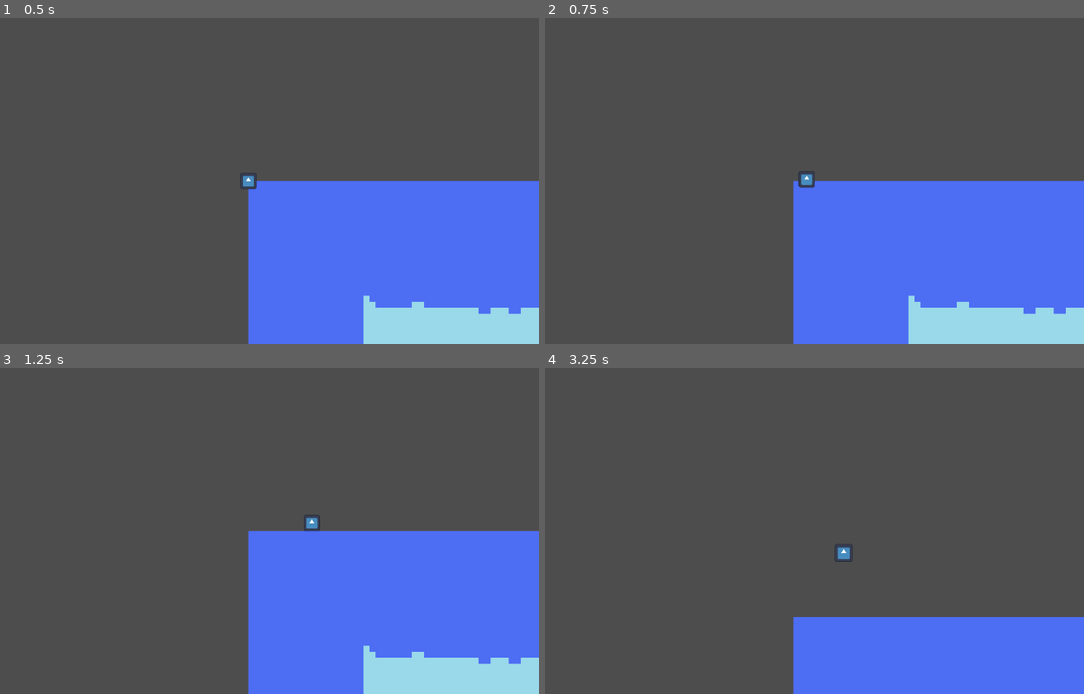
Above: before the commit, frames 1-4 (two rows, left to right).
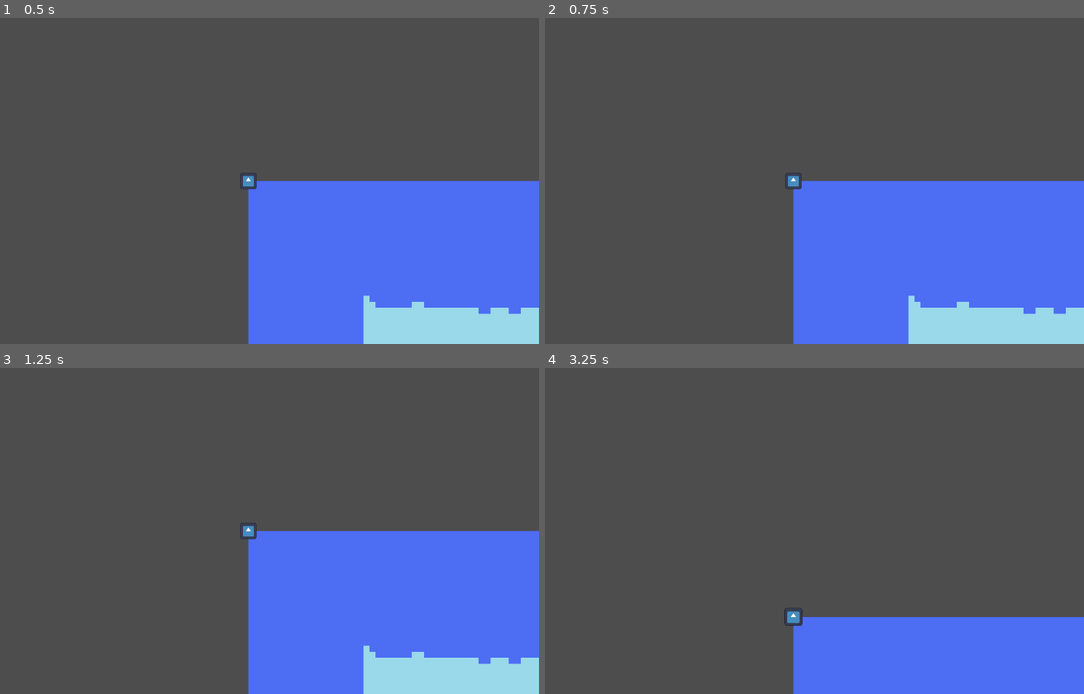
Above: after the commit, the same moments.

Repository: Lavero-o/NEA_project-Antlions
Game: Godot game, scene res://Scenes/main.tscn
Two runs of this game, one before a commit and one after it. Both use one fixed random seed, a clock stepped at 60 frames per second and the inputs below. The engine's default icon, where the game draws it, is replaced by a stand-in: a white triangle on a blue panel in a dark square.
Inputs (mouse positions are in pixels of both pictures, inside the frame that each line leads up to):
- Up to frame 1 (0.5 s): no input
- Up to frame 2 (0.75 s): tap Enter at 0.5 s; move the mouse to (922, 164) at 0.52 s; hold D (move_right) from 0.53 s (still down); click (922, 164) at 0.6 s
- Up to frame 3 (1.25 s): keep holding D (move_right)
- Up to frame 4 (3.25 s): move the mouse to (679, 547) at 1.27 s; release D (move_right) at 1.28 s; hold S (move_down) 1.28-2.03 s; tap Middle mouse button (pan_camera) at 1.35 s; click (679, 547) at 1.55 s; move the mouse to (852, 459) at 2.02 s; hold D (move_right) 2.03-2.78 s; click (852, 459) at 2.1 s; move the mouse to (765, 596) at 2.77 s; hold W (move_up) from 2.78 s (still down); tap Mouse wheel up (zoom_in) at 2.85 s; click (765, 596) at 3.05 s

Frame 1 is identical in both runs. In frame 2, 0.2% of the frame differs, in the area x 44-51%, y 46-53%; in frame 3, 0.2%; in frame 4, 0.3%, in the area x 44-58%, y 54-80%.

Commit message:
Visual selection working

Diff:
--- a/Scenes/entity_selection.gd
+++ /dev/null
@@ -1,35 +0,0 @@
-extends Node
-
-
-var selecting: bool = false
-
-var selection_start: Vector2
-var selection_end: Vector2
-
-
-var selection_rect: Rect2
-
-@export var selection_rect_node: ColorRect
-
-
-func _input(event: InputEvent) -> void:
-	if event.is_echo():
-		return
-
-	if Input.is_action_just_pressed_by_event("select", event):
-		selecting = true
-		selection_start = get_viewport().get_mouse_position()
-	if Input.is_action_just_released_by_event("select", event):
-		selecting = false
-		selection_end = get_viewport().get_mouse_position()
-
-func _process(delta: float) -> void:
-	if selecting:
-		if not selection_rect:
-			selection_rect = Rect2()
-		selection_rect.position = selection_start
-		selection_rect.end = selection_end
-
-func draw_rect() -> void:
-
-	pass
--- a/Scenes/main.tscn
+++ b/Scenes/main.tscn
@@ -3,12 +3,13 @@
 [ext_resource type="PackedScene" uid="uid://boye7g5fxn4jq" path="res://Prefabs/entity.tscn" id="1_21xkr"]
 [ext_resource type="PackedScene" uid="uid://ciyumyfbtch8m" path="res://Scenes/world.tscn" id="1_jjgbg"]
 [ext_resource type="Texture2D" uid="uid://c84i7teusv3o7" path="res://Assets/icon.svg" id="2_6bp64"]
-[ext_resource type="Script" uid="uid://da8p8lunlgpwx" path="res://Scenes/character_body_2d.gd" id="2_jjvhh"]
-[ext_resource type="Script" uid="uid://codm7bn8fqj3v" path="res://Scenes/camera_2d.gd" id="3_kry3j"]
-[ext_resource type="Script" uid="uid://dwl4n5wxtlj76" path="res://Scenes/node.gd" id="4_6bp64"]
+[ext_resource type="Script" uid="uid://da8p8lunlgpwx" path="res://Scripts/character_body_2d.gd" id="2_jjvhh"]
+[ext_resource type="Script" uid="uid://codm7bn8fqj3v" path="res://Scripts/camera_2d.gd" id="3_kry3j"]
+[ext_resource type="Script" uid="uid://dwl4n5wxtlj76" path="res://Scripts/node.gd" id="4_6bp64"]
 [ext_resource type="Script" uid="uid://dos051svvodfj" path="res://Scripts/control_node.gd" id="4_21xkr"]
-[ext_resource type="Script" uid="uid://b7r650ylsqej0" path="res://Scenes/entity_control.gd" id="8_344ge"]
-[ext_resource type="Script" uid="uid://bgqeg1sxuegq8" path="res://Scenes/entity_selection.gd" id="9_ynf5e"]
+[ext_resource type="Script" uid="uid://b7r650ylsqej0" path="res://Scripts/entity_control.gd" id="8_344ge"]
+[ext_resource type="Script" uid="uid://bgqeg1sxuegq8" path="res://Scripts/entity_selection.gd" id="9_ynf5e"]
+[ext_resource type="PackedScene" uid="uid://c7p1bp5526eom" path="res://Scenes/select_rect.tscn" id="10_hptm8"]
 
 [sub_resource type="RectangleShape2D" id="RectangleShape2D_344ge"]
 size = Vector2(26, 26)
@@ -31,6 +32,7 @@
 
 [node name="Test_mouse_pointer" type="Node" parent="Entities/TestEntity" unique_id=1506423665 node_paths=PackedStringArray("entity", "camera")]
 script = ExtResource("4_6bp64")
+enabled = false
 entity = NodePath("..")
 camera = NodePath("../../../CameraChar/Camera2D")
 
@@ -50,5 +52,9 @@
 [node name="EntityControl" type="Node" parent="CameraChar" unique_id=1136106208]
 script = ExtResource("8_344ge")
 
-[node name="EntitySelection" type="Node" parent="CameraChar/EntityControl" unique_id=188448409]
+[node name="EntitySelection" type="Node" parent="CameraChar/EntityControl" unique_id=188448409 node_paths=PackedStringArray("canvas")]
 script = ExtResource("9_ynf5e")
+canvas = NodePath("../../../CanvasLayer")
+selection_rect_scene = ExtResource("10_hptm8")
+
+[node name="CanvasLayer" type="CanvasLayer" parent="." unique_id=1986374862]
--- /dev/null
+++ b/Scenes/select_rect.tscn
@@ -0,0 +1,4 @@
+[gd_scene format=3 uid="uid://c7p1bp5526eom"]
+
+[node name="SelectRect" type="ColorRect" unique_id=1838339122]
+color = Color(1, 1, 1, 0.25882354)
--- a/Scripts/control_node.gd
+++ b/Scripts/control_node.gd
@@ -12,8 +12,6 @@
 	if event.is_echo():
 		return
 
-	print("Inbound input ", test_count)
-	test_count += 1
 	handle_movement_input(event)
 
 	handle_zoom_input(event)
--- /dev/null
+++ b/Scripts/entity_selection.gd
@@ -0,0 +1,49 @@
+extends Node
+
+
+@export var canvas: CanvasLayer
+
+var selecting: bool = false
+
+var selection_start: Vector2
+var selection_end: Vector2
+
+
+var selection_rect: Rect2
+
+@export var selection_rect_scene: PackedScene
+var selection_rect_node: ColorRect
+
+
+func _ready() -> void:
+	selection_rect_node = selection_rect_scene.instantiate()
+
+func process_input() -> void:
+	if Input.is_action_just_pressed("select"):
+		print("selected")
+		selecting = true
+		selection_start = get_viewport().get_mouse_position()
+	if Input.is_action_just_released("select"):
+		print("un-selected")
+		selecting = false
+		selection_end = get_viewport().get_mouse_position()
+
+
+func _process(delta: float) -> void:
+	process_input()
+
+	if selecting:
+		if not selection_rect_node.is_inside_tree():
+			canvas.add_child(selection_rect_node)
+
+		selection_rect.position = selection_start
+		selection_rect.end = get_viewport().get_mouse_position()
+
+		draw_rect()
+	else:
+		if selection_rect_node.is_inside_tree():
+			canvas.remove_child(selection_rect_node)
+
+func draw_rect() -> void:
+	selection_rect_node.set_position(selection_rect.abs().position)
+	selection_rect_node.set_end(selection_rect.abs().end)
--- a/Scenes/node.gd
+++ b/Scripts/node.gd
@@ -1,9 +1,13 @@
 extends Node
+
+@export var enabled: bool = true
 
 @export var entity: Entity
 @export var camera: Camera2D
 
 func _input(event: InputEvent) -> void:
+	if not enabled:
+		return
 	if event is InputEventMouseButton and event.is_pressed() == true and event.as_text() == "Left Mouse Button":
 		entity.move_to(_get_mouse_pos())
 
--- a/entity.gd
+++ b/entity.gd
@@ -30,7 +30,7 @@
 		if velocity.length() * delta > _get_moving_point_vector().length():
 			position = moving_to
 			velocity = Vector2.ZERO
-			print("ended moving to:", moving_to)
+			#print("ended moving to:", moving_to)
 	else:
 		velocity = Vector2.ZERO
 
@@ -40,4 +40,4 @@
 func move_to(point: Vector2) -> void:
 	is_moving_to_point = true
 	moving_to = point
-	print("started moving towards:",moving_to)
+	#print("started moving towards:",moving_to)
Renamed: Scenes/camera_2d.gd -> Scripts/camera_2d.gd
Renamed: Scenes/camera_2d.gd.uid -> Scripts/camera_2d.gd.uid
Renamed: Scenes/character_body_2d.gd -> Scripts/character_body_2d.gd
Renamed: Scenes/character_body_2d.gd.uid -> Scripts/character_body_2d.gd.uid
Renamed: Scenes/entity_control.gd -> Scripts/entity_control.gd
Renamed: Scenes/entity_control.gd.uid -> Scripts/entity_control.gd.uid
Renamed: Scenes/entity_selection.gd.uid -> Scripts/entity_selection.gd.uid
Renamed: Scenes/node.gd.uid -> Scripts/node.gd.uid
